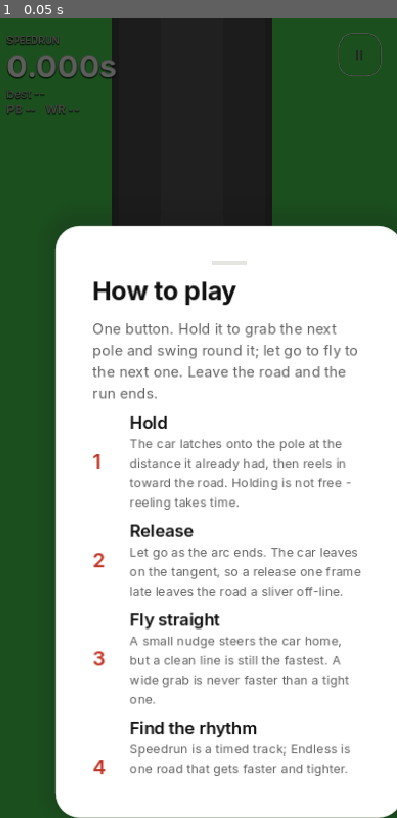
Above: before the commit, frame 1.
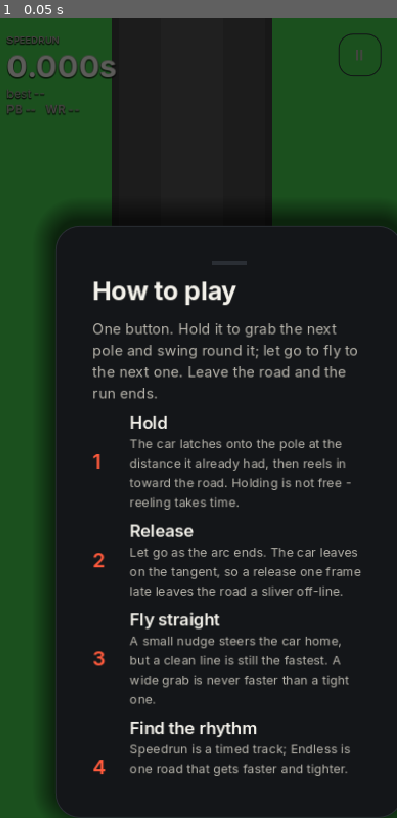
Above: after the commit, the same moment.

Repository: PolarNA0/Driftslinger-race
Game: Godot game, scene res://scenes/main.tscn
Two runs of this game, one before a commit and one after it. Both use one fixed random seed, a clock stepped at 60 frames per second and the inputs below.
Inputs:
- Up to frame 1 (0.05 s): no input

The runs differ from the first frame. In frame 1, 65% of the frame differs, in the area x 12-100%, y 1-100%.

Commit message:
Switch the menu to a graphite dark theme
The light pass was too bright next to the game's dark roads. The menu now uses
a graphite page, charcoal cards, warm off-white ink and one coral accent; the
HUD shares the same family. Cards and sheets stay flat with a hairline, and
every text token keeps at least 4.9:1 contrast.

Co-authored-by: openhands <openhands@all-hands.dev>

Diff:
--- a/godot/scripts/app.gd
+++ b/godot/scripts/app.gd
@@ -1574,7 +1574,7 @@
 
 # The per-track best on each card, so the grid answers "which have I run?" without
 # opening every track. Only the built-in cards are in the grid; custom tracks have
-# their own list. The selected card keeps ink labels on a white card with an accent
+# their own list. The selected card keeps ink labels on a charcoal card with an accent
 # border, so contrast never depends on the selection.
 func _refresh_track_bests() -> void:
 	for b in track_buttons:
@@ -1593,8 +1593,8 @@
 
 
 func _paint_chip(b: Button, pb: Label) -> void:
-	# The selected card is a white card with an accent border, so the labels stay
-	# ink/dim on white. Do not paint them with the accent: the accent is the border.
+	# The selected card is a charcoal card with an accent border, so the labels stay
+	# ink/dim on the card. Do not paint them with the accent: the accent is the border.
 	var num: Label = pb.get_parent().get_child(0)
 	num.add_theme_color_override("font_color", UiTheme.INK)
 	pb.add_theme_color_override("font_color", UiTheme.INK_DIM)
--- a/godot/scripts/theme.gd
+++ b/godot/scripts/theme.gd
@@ -4,44 +4,46 @@
 # The game's look, in one place. A single Theme is applied to the whole UI tree,
 # so nothing falls back to the engine's default grey buttons and black panels.
 #
-# The direction is deliberately clean: a near-white page, white cards, near-black
-# ink and one signal-red accent. The road and the car carry the colour; the menu
-# stays neutral. There are no gradients, glass, grain or glow - a card is a card.
-
-const INK := Color("111111")          # primary text
-const INK_DIM := Color("5f5f5f")      # secondary text
-const INK_MUTE := Color("686868")     # hints and labels (4.9:1 on CARD_SUNK)
-const BG := Color("f6f6f4")           # page
-const SURFACE := Color("ffffff")      # card
-const CARD_SUNK := Color("f0f0ed")    # inset row / track chip
-const SURFACE_EDGE := Color("e4e4e0") # 1px hairline
+# The direction is deliberately clean and dark: a graphite page, charcoal cards,
+# warm off-white ink and one coral accent. The road and the car carry the colour;
+# the menu stays neutral. There are no gradients, glass, grain or glow - a card is
+# a card. The dark system matches the game's road themes and the HUD, and it is
+# easier to read over a bright road at night than a white sheet.
+
+const INK := Color("f3f1ea")          # primary text
+const INK_DIM := Color("b8b5ac")      # secondary text
+const INK_MUTE := Color("8e8b83")     # hints and labels (4.9:1 on CARD_SUNK)
+const BG := Color("0b0c0e")           # page
+const SURFACE := Color("141619")      # card
+const CARD_SUNK := Color("1b1e22")    # inset row / track chip
+const SURFACE_EDGE := Color("2a2e34") # 1px hairline
 const PANEL := SURFACE
 const PANEL_EDGE := SURFACE_EDGE
-const PANEL_SHADOW := Color("111111")
-const ACCENT := Color("c13526")       # signal red: primary action, active tab
-const ACCENT_TEXT := Color("ffffff")
-const BTN := SURFACE
-const BTN_HOVER := Color("f7f7f5")
-const BTN_DOWN := Color("efefec")
-const BTN_EDGE := SURFACE_EDGE
-const DISABLED_BG := Color("f0f0ed")
-const DISABLED_EDGE := Color("e4e4e0")
-const DANGER := Color("b23a2e")
-const GOOD := Color("2e6b4f")
-const MEDAL_GOLD := Color("b08a2e")
-const MEDAL_SILVER := Color("9a9a9a")
-const MEDAL_BRONZE := Color("9a6a3a")
-const TAB_IDLE := Color("686868")
-
-# The HUD is the only translucent surface: it sits over the road, so it needs a
-# dark smoked fill and cream text. It is still flat, with no gradient or blur.
-const HUD_BG := Color("0e0e0e")
-const HUD_INK := Color("f5f5f2")
-const HUD_DIM := Color("bdbdb7")
-const HUD_MUTE := Color("8e8e88")
-const HUD_GOOD := Color("8fbf9f")
-const HUD_BAD := Color("e08a76")
-const HUD_ACCENT := Color("ff6b4a")
+const PANEL_SHADOW := Color("000000")
+const ACCENT := Color("ff5a3c")       # signal coral: primary action, active tab
+const ACCENT_TEXT := Color("1a0a06")
+const BTN := Color("1d2126")
+const BTN_HOVER := Color("252a30")
+const BTN_DOWN := Color("16191d")
+const BTN_EDGE := Color("333941")
+const DISABLED_BG := Color("17191c")
+const DISABLED_EDGE := Color("262a2f")
+const DANGER := Color("ff7a6a")
+const GOOD := Color("7fd1a3")
+const MEDAL_GOLD := Color("e0bc66")
+const MEDAL_SILVER := Color("c0c0c0")
+const MEDAL_BRONZE := Color("c08a58")
+const TAB_IDLE := Color("8e8b83")
+
+# The HUD sits over the road, so it uses the same graphite family with cream
+# text. It is still flat, with no gradient or blur.
+const HUD_BG := Color("0b0c0e")
+const HUD_INK := Color("f3f1ea")
+const HUD_DIM := Color("b8b5ac")
+const HUD_MUTE := Color("8e8b83")
+const HUD_GOOD := Color("7fd1a3")
+const HUD_BAD := Color("ff9a8c")
+const HUD_ACCENT := Color("ff5a3c")
 
 const FONT_REGULAR := "res://assets/fonts/Inter-Regular.woff2"
 const FONT_MEDIUM := "res://assets/fonts/Inter-Medium.woff2"
@@ -91,9 +93,9 @@
 static func _button_styles(t: Theme, type_name: String, base_bg: Color, base_edge: Color,
                 text: Color, radius: int = 14, pad_h: int = 16, border: int = 1) -> void:
         t.set_stylebox("normal", type_name, _flat(base_bg, base_edge, radius, border, pad_h, 11))
-        t.set_stylebox("hover", type_name, _flat(base_bg.lightened(0.04) if base_bg != Color(0, 0, 0, 0) else Color(0, 0, 0, 0.04), base_edge, radius, border, pad_h, 11))
-        t.set_stylebox("pressed", type_name, _flat(base_bg.darkened(0.04) if base_bg != Color(0, 0, 0, 0) else Color(0, 0, 0, 0.07), base_edge, radius, border, pad_h, 11))
-        t.set_stylebox("hover_pressed", type_name, _flat(base_bg.darkened(0.04) if base_bg != Color(0, 0, 0, 0) else Color(0, 0, 0, 0.07), base_edge, radius, border, pad_h, 11))
+        t.set_stylebox("hover", type_name, _flat(base_bg.lightened(0.06) if base_bg != Color(0, 0, 0, 0) else Color(1, 1, 1, 0.06), base_edge, radius, border, pad_h, 11))
+        t.set_stylebox("pressed", type_name, _flat(base_bg.darkened(0.08) if base_bg != Color(0, 0, 0, 0) else Color(1, 1, 1, 0.10), base_edge, radius, border, pad_h, 11))
+        t.set_stylebox("hover_pressed", type_name, _flat(base_bg.darkened(0.08) if base_bg != Color(0, 0, 0, 0) else Color(1, 1, 1, 0.10), base_edge, radius, border, pad_h, 11))
         t.set_stylebox("focus", type_name, _flat(Color(0, 0, 0, 0), ACCENT, radius, 2, pad_h, 11))
         t.set_stylebox("disabled", type_name, _flat(DISABLED_BG, DISABLED_EDGE, radius, border, pad_h, 11))
         t.set_color("font_color", type_name, text)
@@ -128,7 +130,7 @@
         t.default_font = font_weight(400)
         t.default_font_size = 15
 
-        # --- Buttons: flat white chips with a hairline; the accent is the primary ---
+        # --- Buttons: flat charcoal chips with a hairline; the accent is the primary ---
         _button_styles(t, "Button", BTN, BTN_EDGE, INK)
 
         t.set_type_variation("PrimaryButton", "Button")
@@ -146,7 +148,7 @@
         t.set_stylebox("pressed", "GhostButton", _flat(CARD_SUNK, BTN_EDGE, 14, 1, 16, 11))
         t.set_stylebox("hover_pressed", "GhostButton", _flat(CARD_SUNK, BTN_EDGE, 14, 1, 16, 11))
 
-        # A selected chip is a white card with a 2px accent border, not a solid
+        # A selected chip is a charcoal card with a 2px accent border, not a solid
         # accent fill. A full-width filled segment read as a banner.
         t.set_type_variation("ToggleButton", "Button")
         _button_styles(t, "ToggleButton", BTN, BTN_EDGE, INK)
@@ -156,9 +158,9 @@
         t.set_color("font_pressed_color", "ToggleButton", ACCENT)
         t.set_color("font_hover_pressed_color", "ToggleButton", ACCENT)
 
-        # The track card: a tall white card with a map, number and best. Selected is
-        # a 2px accent border; the labels stay ink, so contrast never depends on the
-        # selection.
+        # The track card: a tall charcoal card with a map, number and best. Selected
+        # is a 2px accent border; the labels stay ink, so contrast never depends on
+        # the selection.
         t.set_type_variation("TrackCard", "Button")
         _button_styles(t, "TrackCard", BTN, BTN_EDGE, INK, 16, 10, 1)
         var track_on := _flat(BTN, ACCENT, 16, 2, 10, 9)
@@ -173,7 +175,7 @@
 
         # --- Panels: flat cards, one hairline, a shadow only on a sheet ---
         var card := _flat(PANEL, PANEL_EDGE, 20, 1, 18, 16)
-        card.shadow_color = Color(PANEL_SHADOW.r, PANEL_SHADOW.g, PANEL_SHADOW.b, 0.06)
+        card.shadow_color = Color(PANEL_SHADOW.r, PANEL_SHADOW.g, PANEL_SHADOW.b, 0.30)
         card.shadow_size = 8
         card.shadow_offset = Vector2(0, 2)
         t.set_stylebox("panel", "PanelContainer", card)
@@ -186,7 +188,7 @@
 
         t.set_type_variation("Sheet", "PanelContainer")
         var sheet := _flat(PANEL, PANEL_EDGE, 24, 1, 20, 18)
-        sheet.shadow_color = Color(PANEL_SHADOW.r, PANEL_SHADOW.g, PANEL_SHADOW.b, 0.16)
+        sheet.shadow_color = Color(PANEL_SHADOW.r, PANEL_SHADOW.g, PANEL_SHADOW.b, 0.55)
         sheet.shadow_size = 24
         sheet.shadow_offset = Vector2(0, -6)
         t.set_stylebox("panel", "Sheet", sheet)
@@ -217,7 +219,7 @@
         tab_on.border_width_top = 3
         tab_on.border_color = ACCENT
         t.set_stylebox("normal", "TabButton", tab_off)
-        t.set_stylebox("hover", "TabButton", _flat(Color(0, 0, 0, 0.035), Color(0, 0, 0, 0), 0, 0, 6, 6))
+        t.set_stylebox("hover", "TabButton", _flat(Color(1, 1, 1, 0.06), Color(0, 0, 0, 0), 0, 0, 6, 6))
         t.set_stylebox("pressed", "TabButton", tab_on)
         t.set_stylebox("hover_pressed", "TabButton", tab_on)
         t.set_stylebox("focus", "TabButton", tab_off)
@@ -274,7 +276,7 @@
 
         # --- Scrollbars: slim and unobtrusive ---
         t.set_stylebox("scroll", "VScrollBar", _flat(Color(0, 0, 0, 0), Color(0, 0, 0, 0), 6, 0, 0, 0))
-        var grabber := _flat(SURFACE_EDGE, SURFACE_EDGE, 6, 0, 0, 0)
+        var grabber := _flat(Color(1, 1, 1, 0.14), Color(1, 1, 1, 0.14), 6, 0, 0, 0)
         grabber.corner_radius_top_left = 6
         t.set_stylebox("grabber", "VScrollBar", grabber)
         t.set_stylebox("grabber_highlight", "VScrollBar", _flat(INK_MUTE, INK_MUTE, 6, 0, 0, 0))
--- a/godot/tools/verify_ui.gd
+++ b/godot/tools/verify_ui.gd
@@ -127,8 +127,8 @@
 	var seeded: Label = app.track_pb_labels[seed_track]
 	if not seeded.text.contains("10.14"):
 		_fail("track card did not show the seeded best (got '%s')" % seeded.text)
-	# The selected card is a white card with a 2px accent border, and its labels
-	# stay ink on white. Check both the border and the contrast, because a child
+	# The selected card is a charcoal card with a 2px accent border, and its labels
+	# stay ink on the card. Check both the border and the contrast, because a child
 	# Label does not inherit the button's font_pressed_color.
 	var selected: Button = null
 	for b in app.track_buttons:
Not shown, changed: AGENTS.md
Not shown, changed: UI_REDESIGN.md
